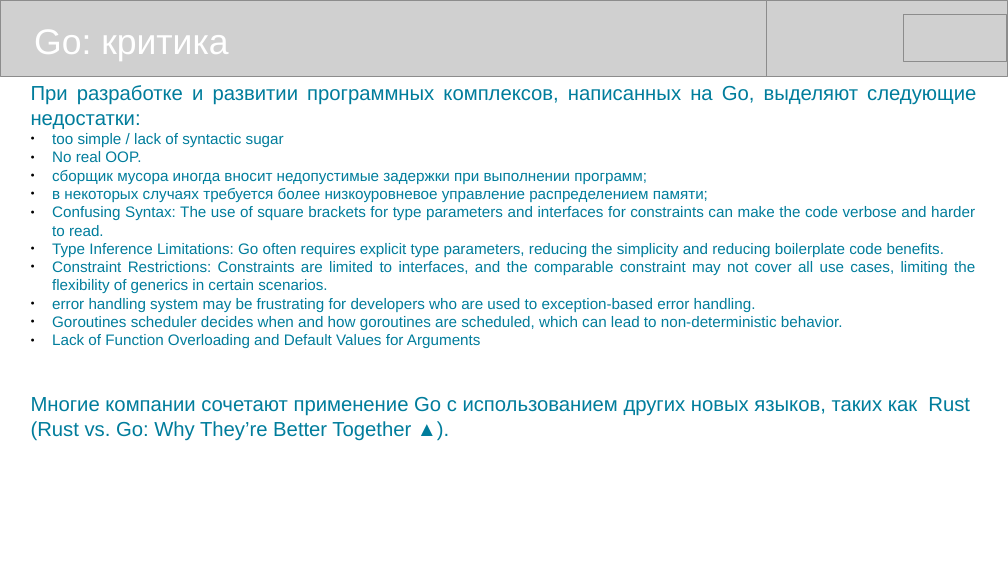
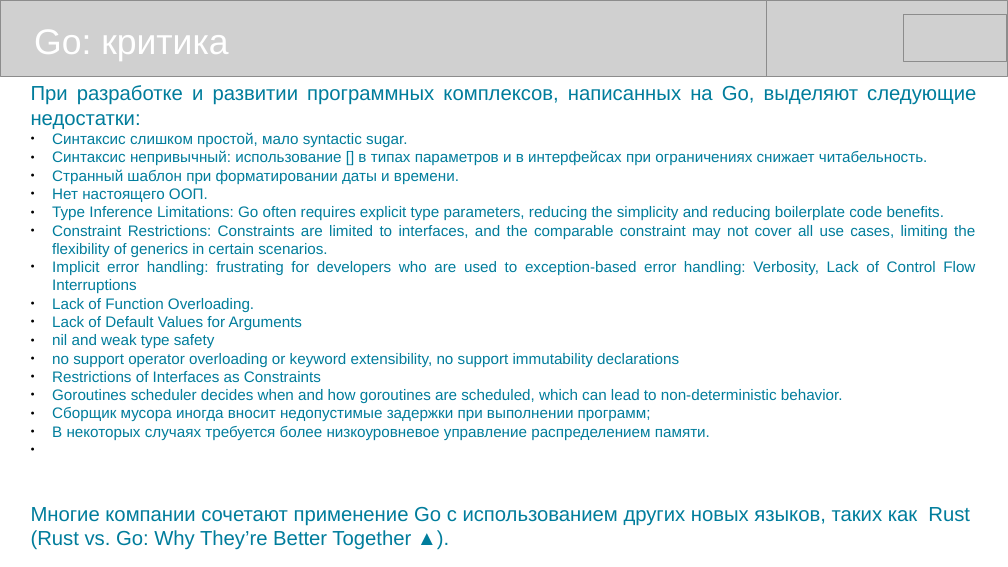
Before and after one commit to mike-shock/Go_language, a slide deck: slide 43 of Go_Review.odp (slide 42 before the commit). Drawn at 1008x567 pixels with LibreOffice and Linux fonts; fonts in the diff are those of the drawing; grey boxes stand for pictures. Boxes give left, top, right and bottom in pixels: in the first picture for what was removed or moved away, otherwise in the second. Text is boxed around its words. In the diff, an @@ line names an element or a change of style, - is before the commit and + after.

```diff
--- a/Go_Review.odp
+++ b/Go_Review.odp
@@ text at box(52, 132, 928, 202): text changed @@
-● too simple / lack of syntactic sugar
-● No real OOP.
-● сборщик мусора иногда вносит недопустимые задержки при выполнении программ;
-● в некоторых случаях требуется более низкоуровневое управление распределением памяти;
-● Confusing Syntax: The use of square brackets for type parameters and interfaces for constraints can make the code verbose and harder to read.
+● Синтаксис слишком простой, мало syntactic sugar.
+● Синтаксис непривычный: использование [] в типах параметров и в интерфейсах при ограничениях снижает читабельность.
+● Странный шаблон при форматировании даты и времени.
+● Нет настоящего ООП.
@@ text at box(52, 261, 975, 382): text changed @@
-● error handling system may be frustrating for developers who are used to exception-based error handling.
+● Implicit error handling: frustrating for developers who are used to exception-based error handling: Verbosity, Lack of Control Flow Interruptions
+● Lack of Function Overloading.
+● Lack of Default Values for Arguments
+● nil and weak type safety
+● no support operator overloading or keyword extensibility, no support immutability declarations
+● Restrictions of Interfaces as Constraints
@@ text at box(52, 407, 710, 440): text changed @@
-● Lack of Function Overloading and Default Values for Arguments
+● Сборщик мусора иногда вносит недопустимые задержки при выполнении программ;
+● В некоторых случаях требуется более низкоуровневое управление распределением памяти.
```
Also in this commit, not shown: 15 other slides changed, 1 slide added, 1 other file.
